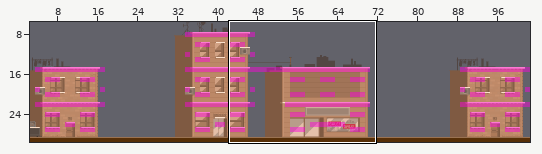
Tiled map -- images/level1platform.tmx. The first picture is a wide view before the edit; the outline marks the close-up.
Close-up. Before:
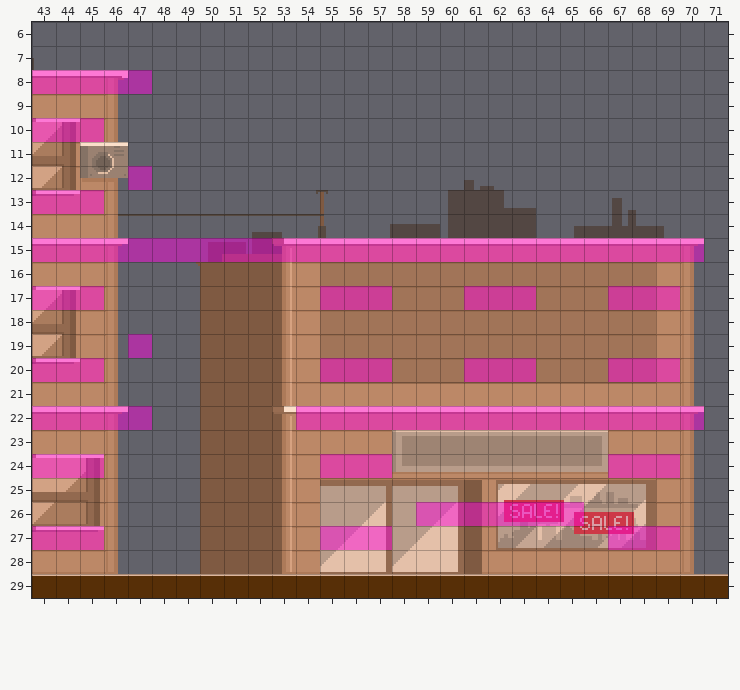
Cells are 12x12 px. Shown: x 43..71, y 6..29. The commit also changed other parts of the map, which this record leaves out.
Now the later version:
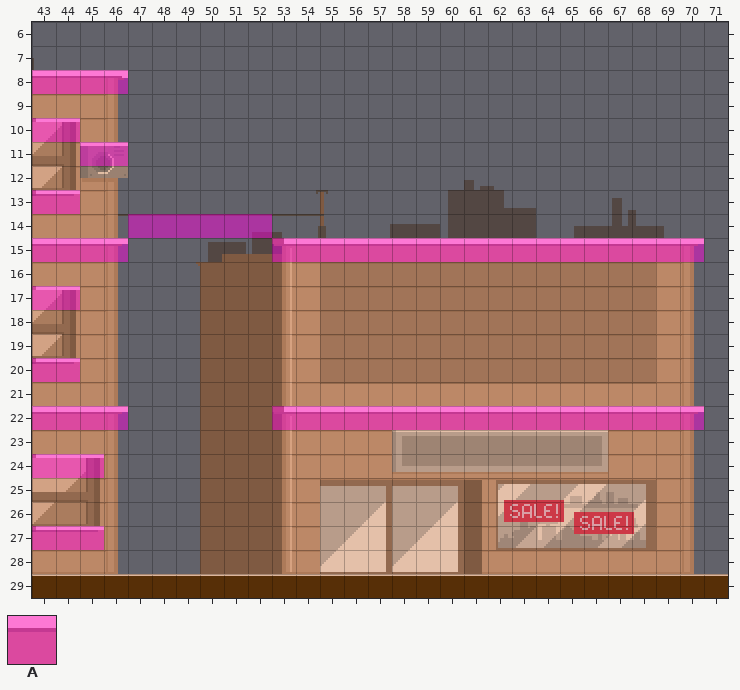
Key: from "platformTile": A 0.
_ is an empty cell.
See-through tiles are keyed as they look on the map.
Edits made:
Layer "platformLayer":
y 8: x 47 A -> _
y 10: x 45 A -> _
y 11: x 45..46 __ -> AA
y 12: x 47 A -> _
y 13: x 45 A -> _
y 14: x 47..52 ______ -> AAAAAA
y 15: x 47..52 AAAAAA -> ______
y 17: x 45 A -> _; x 55..57 AAA -> ___; x 61..63 AAA -> ___; x 67..69 AAA -> ___
y 19: x 47 A -> _
y 20: x 45 A -> _; x 55..57 AAA -> ___; x 61..63 AAA -> ___; x 67..69 AAA -> ___
y 22: x 47 A -> _; x 53 _ -> A
y 24: x 55..57 AAA -> ___; x 67..69 AAA -> ___
y 26: x 59..65 AAAAAAA -> _______
y 27: x 55..57 AAA -> ___; x 67..69 AAA -> ___
